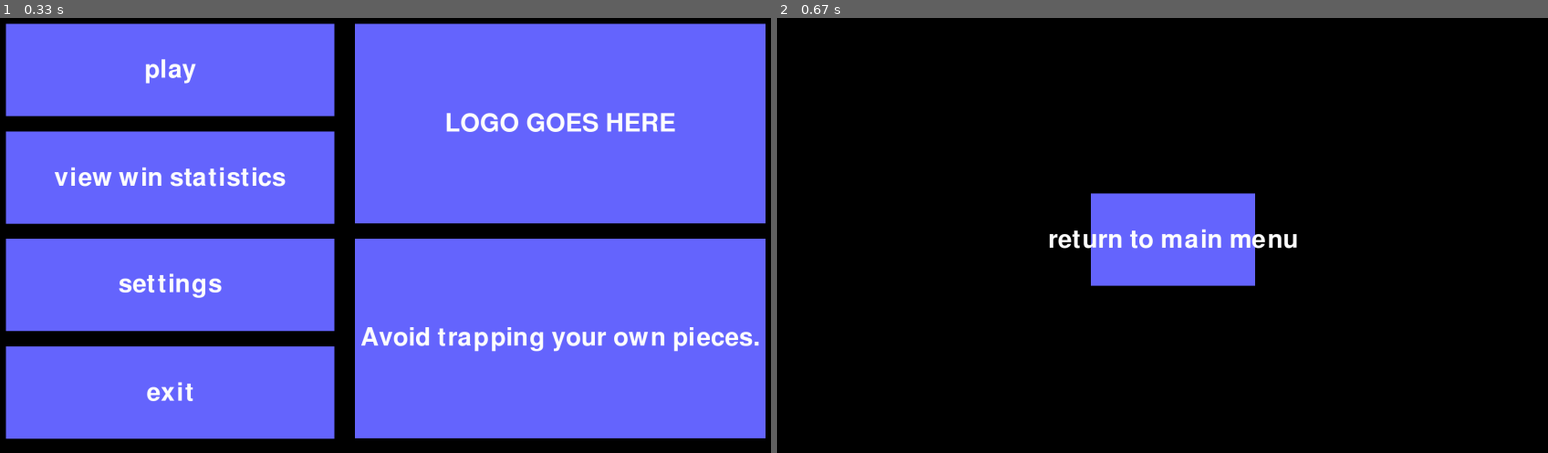
Above: before the commit, frames 1-2 (left to right).
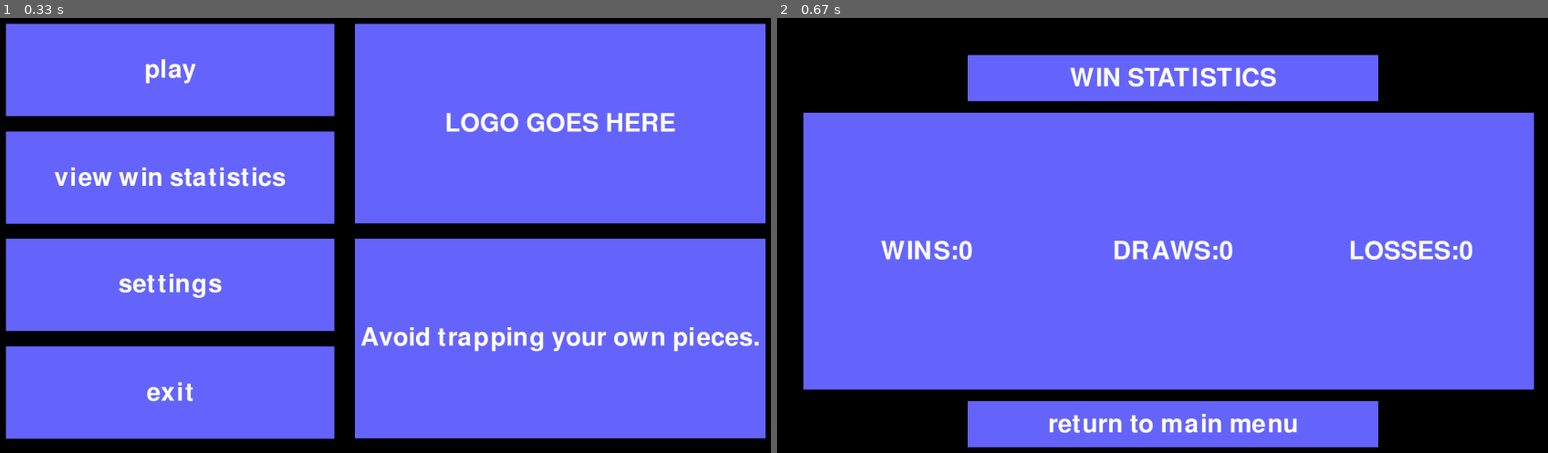
Above: after the commit, the same moments.

Repository: Sh0ookshed/BLOCKADE-pygame-chess
Game: pygame game, started from main_file.py
The game is run twice, just before and just after one commit, with the same random seed, the same clock (stepped at 60 frames per second) and the same inputs.
Inputs:
- Up to frame 1 (0.33 s): no input
- Up to frame 2 (0.67 s): click "view win statistics" at 0.38 s

Frame 1 is identical in both runs. In frame 2, 68% of the frame differs, in the area x 3-99%, y 8-99%.

Commit message:
completed win stats window (still no saving)

Diff:
--- a/windows/win_statistics_window.py
+++ b/windows/win_statistics_window.py
@@ -7,7 +7,7 @@
 
 #------------------------------------------------------------------------------
 #libaries
-#------------------------------------------------------------------------------s
+#------------------------------------------------------------------------------
 import pygame #GUI
 import sys    #Clean shutdown.
 
@@ -15,7 +15,8 @@
 #File imports
 #------------------------------------------------------------------------------
 from utils.scalable_font import scaled_font #Font is proportional to window size.
-from utils.UI.button import Button #b
+from utils.UI.display_box import Display_box
+from utils.UI.button import Button
 from resources.colours import *
 
 #------------------------------------------------------------------------------
@@ -28,12 +29,27 @@
 #------------------------------------------------------------------------------
 def win_stats(cw,ch): #The parameters: cw = Current width, ch = Current height (Referring to the size of the display).
 
+    #important locals
+    placeholder_number = 0
+
     #Display configs
     window = pygame.display.set_mode((cw,ch)) #Sets the size of the window to be the current width and height.
     pygame.display.set_caption("BLOCKADE (win statistics)") #Allows user to see game name to be clear what window they are in.
 
+    #creating display boxes
+    win_stats_title_db = Display_box("WIN STATISTICS",cw,ch,0.25,0.1,0.5,0.1,scaled_font(ch),DARKBLUE,WHITE) #Title at the top of the screen
+
+    wins_db = Display_box(f"WINS:{placeholder_number}",cw,ch,0.05,0.225,0.3,0.6,scaled_font(ch),DARKBLUE,WHITE)
+
+    draws_db = Display_box(f"DRAWS:{placeholder_number}",cw,ch,0.35,0.225,0.3,0.6,scaled_font(ch),DARKBLUE,WHITE)    #Big boxes showing win amount, draw amount and loss amount.
+
+    losses_db = Display_box(f"LOSSES:{placeholder_number}",cw,ch,0.64,0.225,0.3,0.6,scaled_font(ch),DARKBLUE,WHITE)
+
     #creating buttons
-    return_button = Button("return to main menu",cw,ch, 0.4, 0.4, 0.2, 0.2,scaled_font(ch),DARKBLUE,LIGHTBLUE,WHITE) #Button that lets the user return to the main menu.
+    return_button = Button("return to main menu",cw,ch, 0.25, 0.85, 0.5, 0.1,scaled_font(ch),DARKBLUE,LIGHTBLUE,WHITE) #Button that lets the user return to the main menu.
+
+    #lists for easy management and drawing
+    display_box_list = [win_stats_title_db, wins_db, draws_db, losses_db] #Display box list lets the program loop through display boxes to iteratively draw them.
 
     button_list = [return_button] #Button list lets the program loop through buttons to iteratively draw and interact with them.
 
@@ -58,4 +74,7 @@
         for b in button_list:
             b.b_draw(window) #loop through all of the buttons and draw them onto the window
 
+        for b in display_box_list: #loop through all of the display boxes and draw them onto the window.
+            b.b_draw(window)
+
         pygame.display.update() #Updates the frames in the window.
